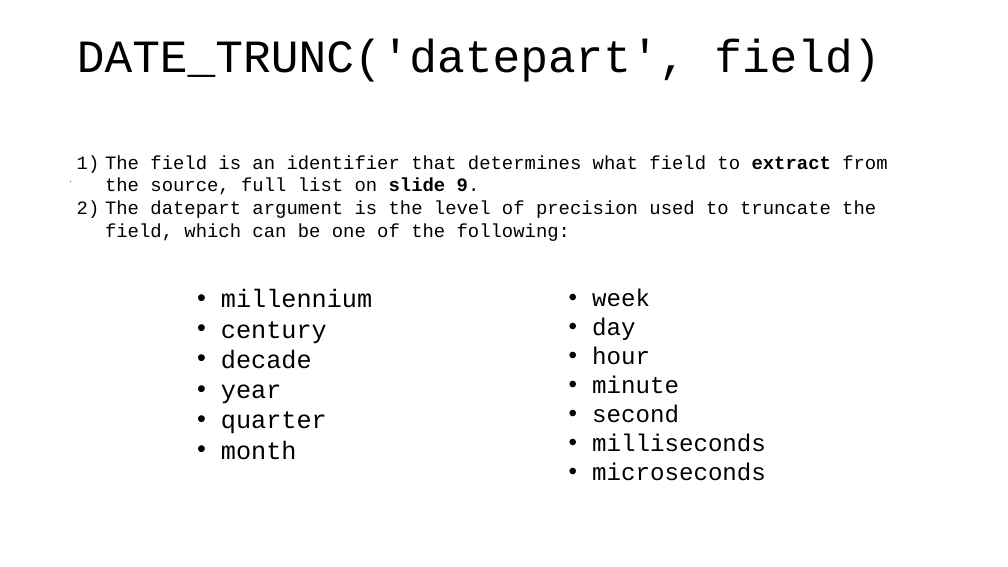
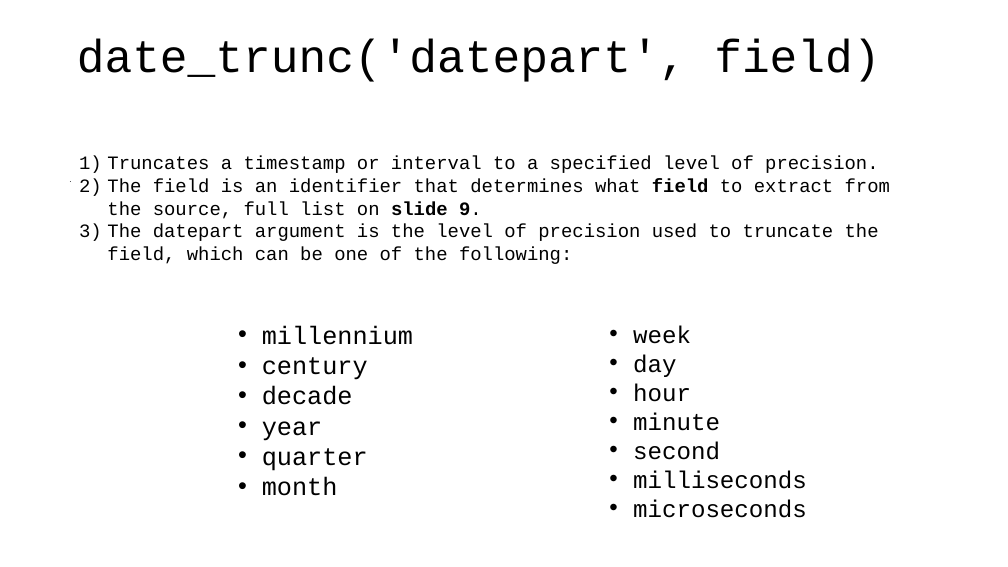
Before and after one commit to VadimAcosta/timestamps_and_intervals, a slide deck: slide 42 of times_and_dates.pptx (slide 41 before the commit). Drawn at 1008x567 pixels with LibreOffice and Linux fonts; fonts in the diff are those of the drawing. Boxes give left, top, right and bottom in pixels: in the first picture for what was removed or moved away, otherwise in the second. Text is boxed around its words. In the diff, an @@ line names an element or a change of style, - is before the commit and + after.

```diff
--- a/times_and_dates.pptx
+++ b/times_and_dates.pptx
@@ title at (x1=77, y1=39, x2=880, y2=82): text changed @@
-DATE_TRUNC('datepart', field)
+date_trunc('datepart', field)
@@ text at (x1=107, y1=156, x2=878, y2=173): paragraph added @@
+1) Truncates a timestamp or interval to a specified level of precision.
@@ text at (x1=107, y1=179, x2=890, y2=219): bold on in "field"; bold off in "extract" @@
@@ text "millennium" moved from (x1=221, y1=289, x2=372, y2=460) to (x1=262, y1=325, x2=413, y2=496) @@
@@ text "week" moved from (x1=592, y1=289, x2=766, y2=481) to (x1=633, y1=325, x2=807, y2=518) @@
```
Also in this commit, not shown: 8 other slides changed, 2 slides added, 4 slides removed, 1 other file.
